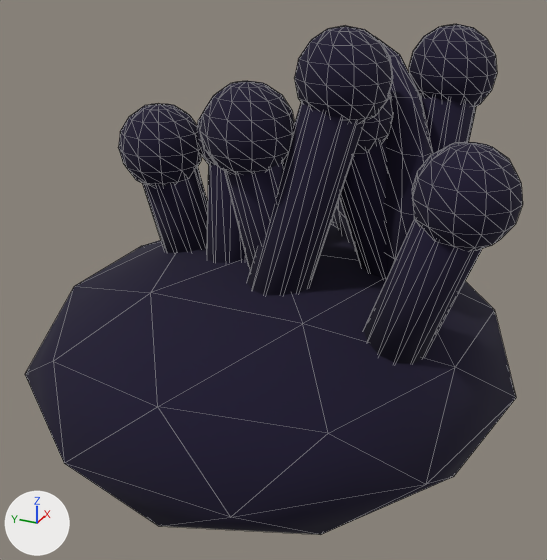
An edit to the glTF model public/models/coral2.glb, drawn before and after from the same camera.
One viewpoint serves both versions: a 50 mm camera at (-1.119, -0.501, 0.69) aimed at (-0.021, -0.007, 0.141). Every picture has the same lights, and +X, +Y and +Z are marked at lower left. The first picture is the older version. Mesh edges are drawn as thin lines. Vertices at exactly the same position are counted once.

Objects in the first picture: 'coral2'.
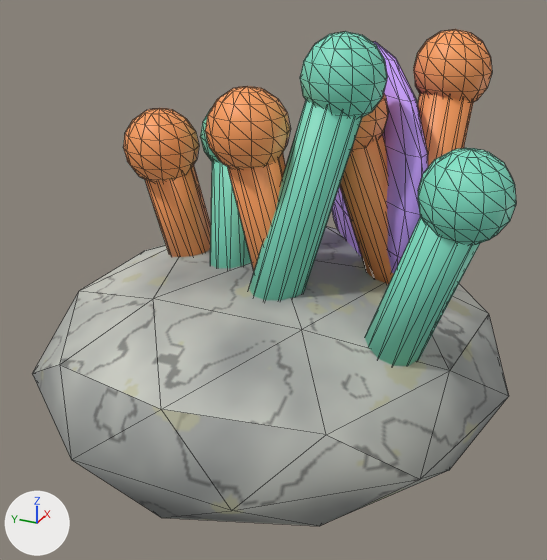
Location of each change, (x1, y1, x2, y2) in pixels of the pictures (547 x 560 px):
'coral2', reshaped
    before: (25, 24, 523, 535)
    after: (32, 29, 516, 526)
part 1 of me_icosphere, deleted
    before: (25, 24, 523, 535)

The edits, one by one:
me_icosphere is used by ob_coral2; location (0.0, 0.0, 0.0).
me_icosphere had 1852 vertices, 3576 faces and spanned x -0.439..0.439, y -0.432..0.432, z -0.192..0.57.
me_icosphere now has 926 vertices, 1788 faces and spans x -0.428..0.431, y -0.42..0.42, z -0.18..0.562.
me_icosphere part 1: 16 loose pieces with 926 vertices, spanning x -0.439..0.439, y -0.432..0.432, z -0.192..0.57, are deleted.
me_icosphere no longer uses material mat_outline (dark purple #140c2c).
